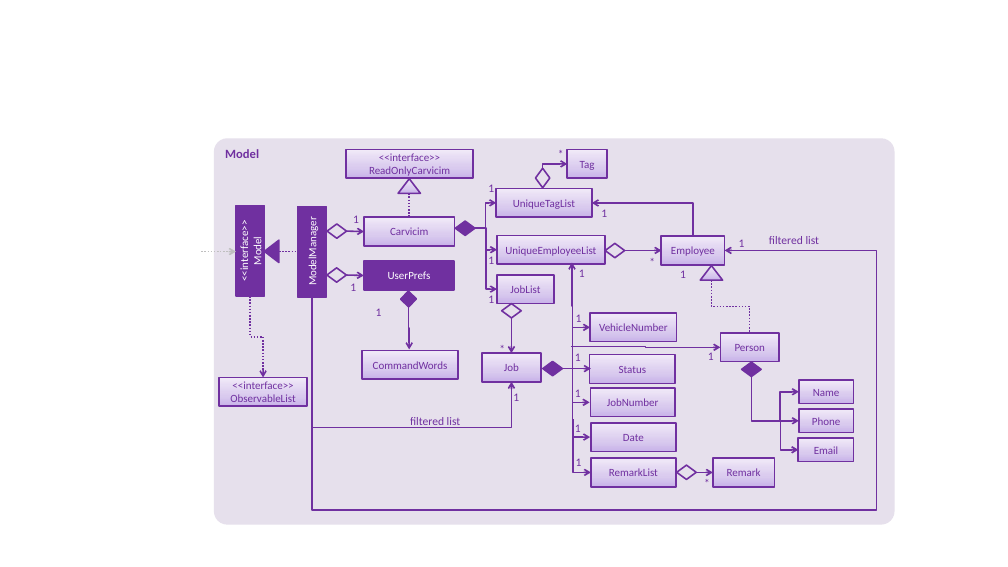
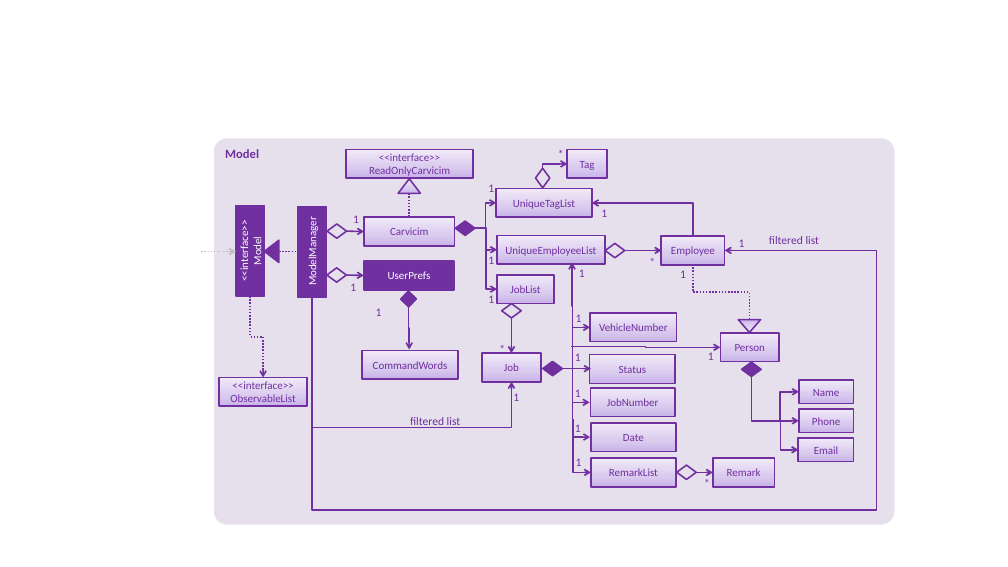
Before and after one commit to yuhongherald/addressbook-level4, a slide deck: slide 1 of docs/diagrams/ModelComponentClassDiagram(CarviciM).pptx. Drawn at 1008x567 pixels with LibreOffice and Linux fonts; fonts in the diff are those of the drawing. Boxes give left, top, right and bottom in pixels: in the first picture for what was removed or moved away, otherwise in the second. Text is boxed around its words. In the diff, an @@ line names an element or a change of style, - is before the commit and + after.

```diff
--- a/docs/diagrams/ModelComponentClassDiagram(CarviciM).pptx
+++ b/docs/diagrams/ModelComponentClassDiagram(CarviciM).pptx
@@ elbow line moved from (712, 281) - (750, 333) to (749, 320) - (693, 265) @@
@@ triangle at [739,320,761,333]: rotation 180 to 0 degrees @@
```
Also in this commit, not shown: 1 other file.
